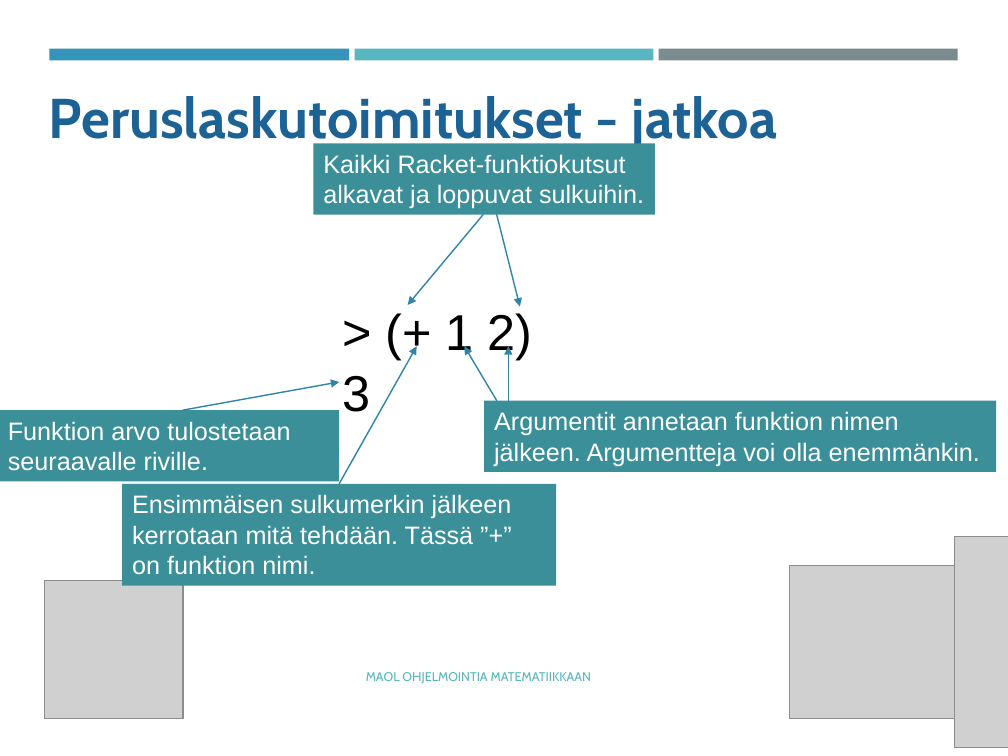
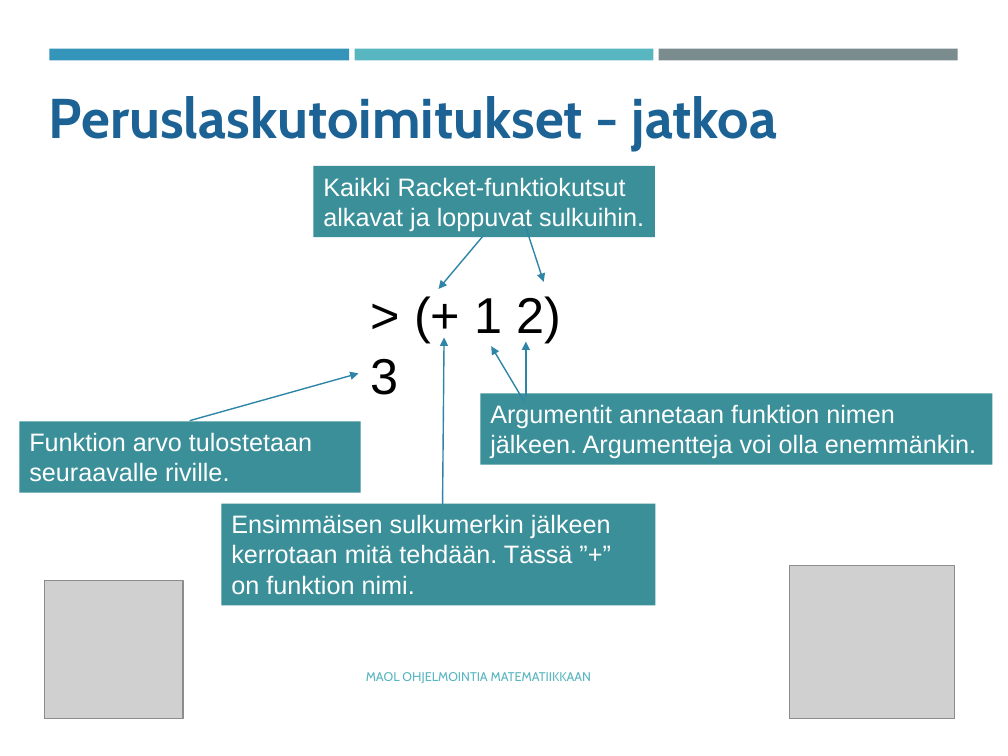
Before and after one commit to tyynetyyne/tyynetyyne.github.io, a slide deck: slide 8 of tehtavat/tiedostot/maol/power_point/Racket-MAOL-5-6-tutustuminen-ohjelmointiymparistoon.pptx. Drawn at 1008x756 pixels with LibreOffice and Linux fonts; fonts in the diff are those of the drawing; grey boxes stand for pictures. Boxes give left, top, right and bottom in pixels: in the first picture for what was removed or moved away, otherwise in the second. Text is boxed around its words. In the diff, an @@ line names an element or a change of style, - is before the commit and + after.

```diff
--- a/tehtavat/tiedostot/maol/power_point/Racket-MAOL-5-6-tutustuminen-ohjelmointiymparistoon.pptx
+++ b/tehtavat/tiedostot/maol/power_point/Racket-MAOL-5-6-tutustuminen-ohjelmointiymparistoon.pptx
@@ rectangle "Kaikki Racket-funktiokutsut alkavat ja loppuvat ...": place and size @@
-rectangle "Kaikki Racket-funktiokutsut alkavat ja loppuvat ..." at (313,143,655,215)
+rectangle "Kaikki Racket-funktiokutsut alkavat ja loppuvat ..." at (313,166,655,238)
@@ arrow moved from (483, 215) - (407, 305) to (484, 235) - (438, 289) @@
@@ arrow moved from (497, 215) - (520, 306) to (526, 228) - (543, 282) @@
@@ text "> (+ 1 2)": place and size @@
-text "> (+ 1 2)" at (342,313,533,412)
+text "> (+ 1 2)" at (371,296,561,395)
@@ arrow moved from (340, 484) - (416, 347) to (443, 504) - (445, 338) @@
@@ arrow moved from (497, 400) - (465, 347) to (524, 400) - (491, 347) @@
@@ arrow moved from (508, 400) - (508, 347) to (526, 396) - (526, 342) @@
@@ arrow moved from (183, 410) - (340, 382) to (191, 420) - (359, 373) @@
@@ rectangle "Argumentit annetaan funktion nimen jälkeen. ...": place and size @@
-rectangle "Argumentit annetaan funktion nimen jälkeen. ..." at (484,400,996,472)
+rectangle "Argumentit annetaan funktion nimen jälkeen. ..." at (481,393,993,465)
@@ rectangle "Funktion arvo tulostetaan seuraavalle riville.": place and size @@
-rectangle "Funktion arvo tulostetaan seuraavalle riville." at (0,410,340,482)
+rectangle "Funktion arvo tulostetaan seuraavalle riville." at (19,421,361,493)
@@ rectangle "Ensimmäisen sulkumerkin jälkeen kerrotaan mitä ...": place and size @@
-rectangle "Ensimmäisen sulkumerkin jälkeen kerrotaan mitä ..." at (122,484,556,586)
+rectangle "Ensimmäisen sulkumerkin jälkeen kerrotaan mitä ..." at (222,504,656,606)
@@ picture removed at (955,536,1008,747) @@
```
Also in this commit, not shown: 18 other slides changed.
